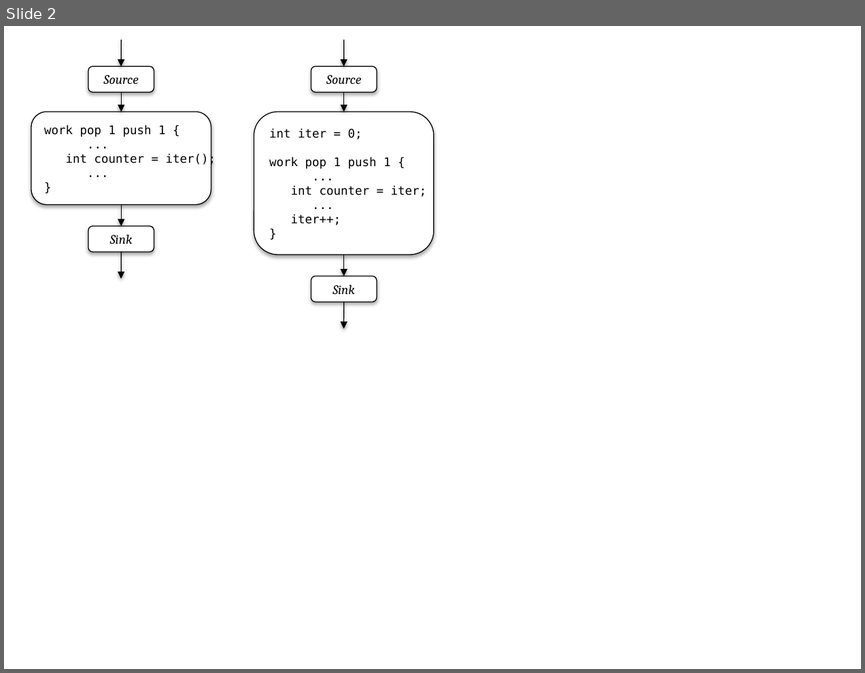
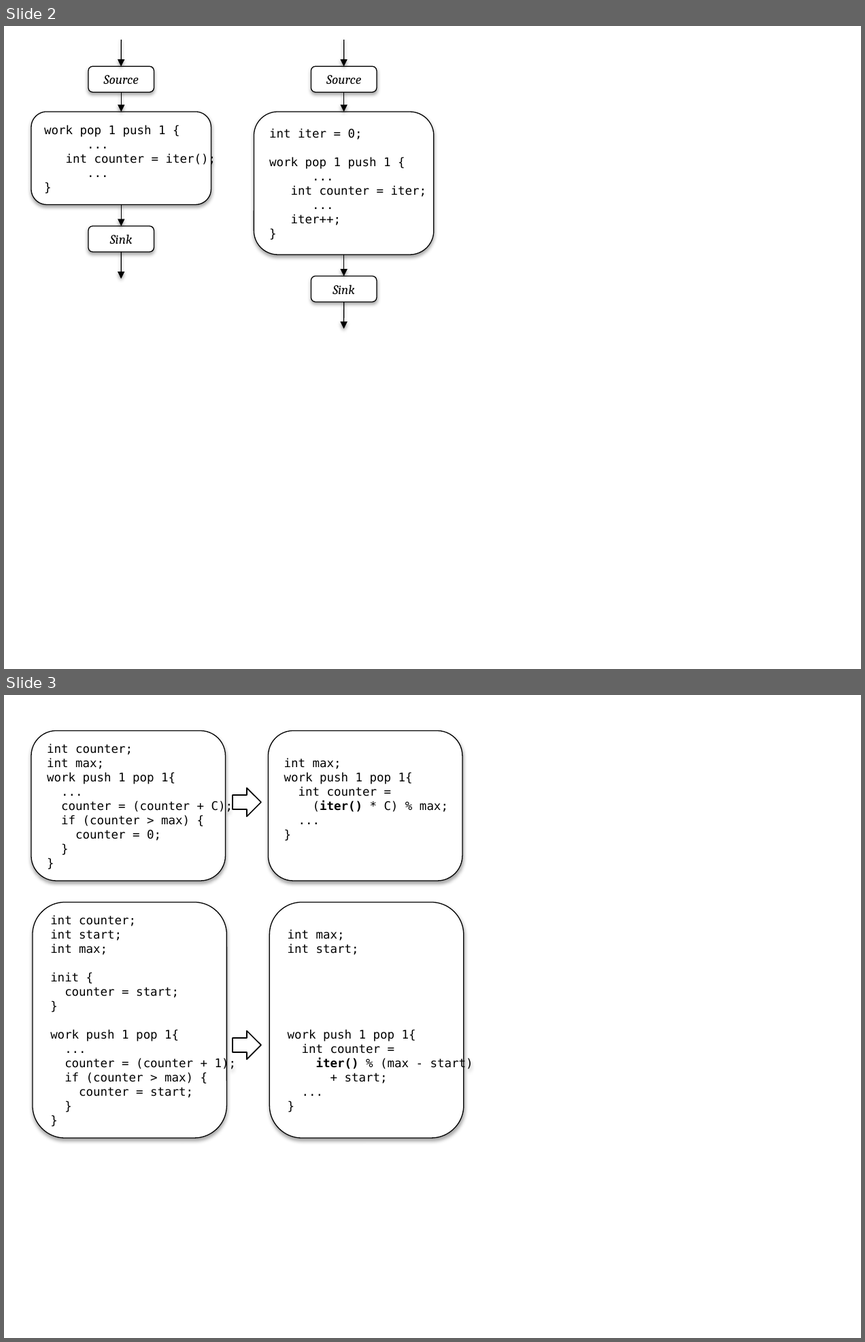
Before and after one commit to rrnewton/StreamIt, a slide deck: streams/docs/induction-state-2012/figures/fission-induction.pptx. Shown one above the other, each under a label of ours: slide 2 before the commit, slides 2 and 3 after it. The pictures are 865x673 and 865x1342 pixels, drawn with LibreOffice and Linux fonts; fonts in the diff are those of the drawing. Boxes give left, top, right and bottom in pixels: in the first picture for what was removed or moved away, otherwise in the second. Text is boxed around its words. In the diff, an @@ line names an element or a change of style, - is before the commit and + after.

```diff
--- a/streams/docs/induction-state-2012/figures/fission-induction.pptx
+++ b/streams/docs/induction-state-2012/figures/fission-induction.pptx
@@ slide 3 added at (4,695,861,1338), background #FFFFFF @@
@@ rounded rectangle added at (31,731,226,881), fill #FFFFFF, outline #000000 0.75 pt, 10 pt, text #000000 @@
+int counter;
+int max;
+work push 1 pop 1{
+...
+counter = (counter + C);
+if (counter > max) {
+counter = 0;
+}
+}
@@ rounded rectangle added at (268,731,462,881), fill #FFFFFF, outline #000000 0.75 pt, 10 pt, text #000000 @@
+int max;
+work push 1 pop 1{
+int counter =
+(iter() * C) % max;
+...
+}
@@ right arrow added at (232,787,261,816), outline #000000 1 pt @@
@@ rounded rectangle added at (33,902,227,1138), fill #FFFFFF, outline #000000 0.75 pt, 10 pt, text #000000 @@
+int counter;
+int start;
+int max;
+init {
+counter = start;
+}
+work push 1 pop 1{
+...
+counter = (counter + 1);
+if (counter > max) {
+counter = start;
+}
+}
@@ rounded rectangle added at (270,902,464,1138), fill #FFFFFF, outline #000000 0.75 pt, 10 pt, text #000000 @@
+int max;
+int start;
+work push 1 pop 1{
+int counter =
+iter() % (max - start)
++ start;
+...
+}
@@ right arrow added at (232,1031,261,1059), outline #000000 1 pt @@
```
Also in this commit, not shown: 2 slides changed, 4 other slides added.
